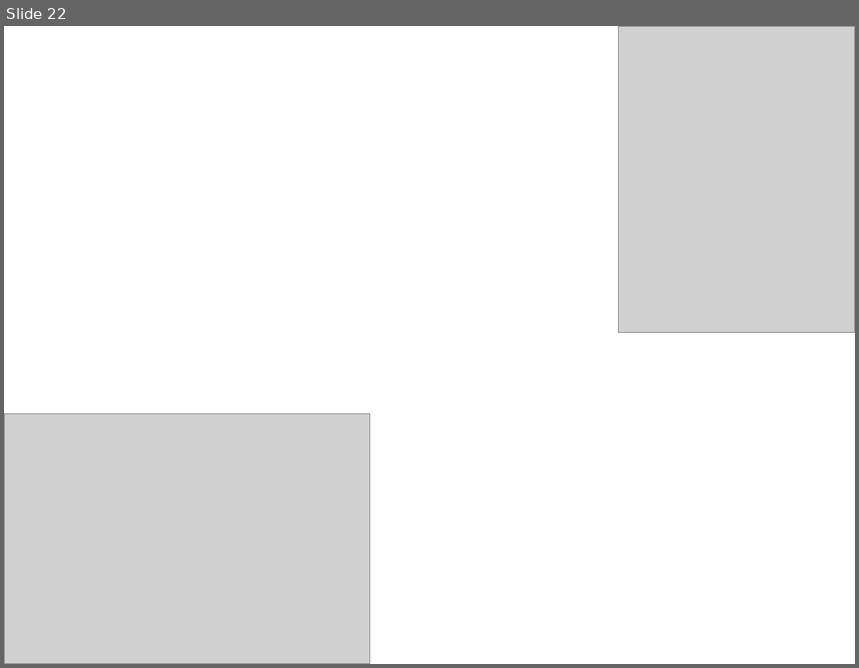
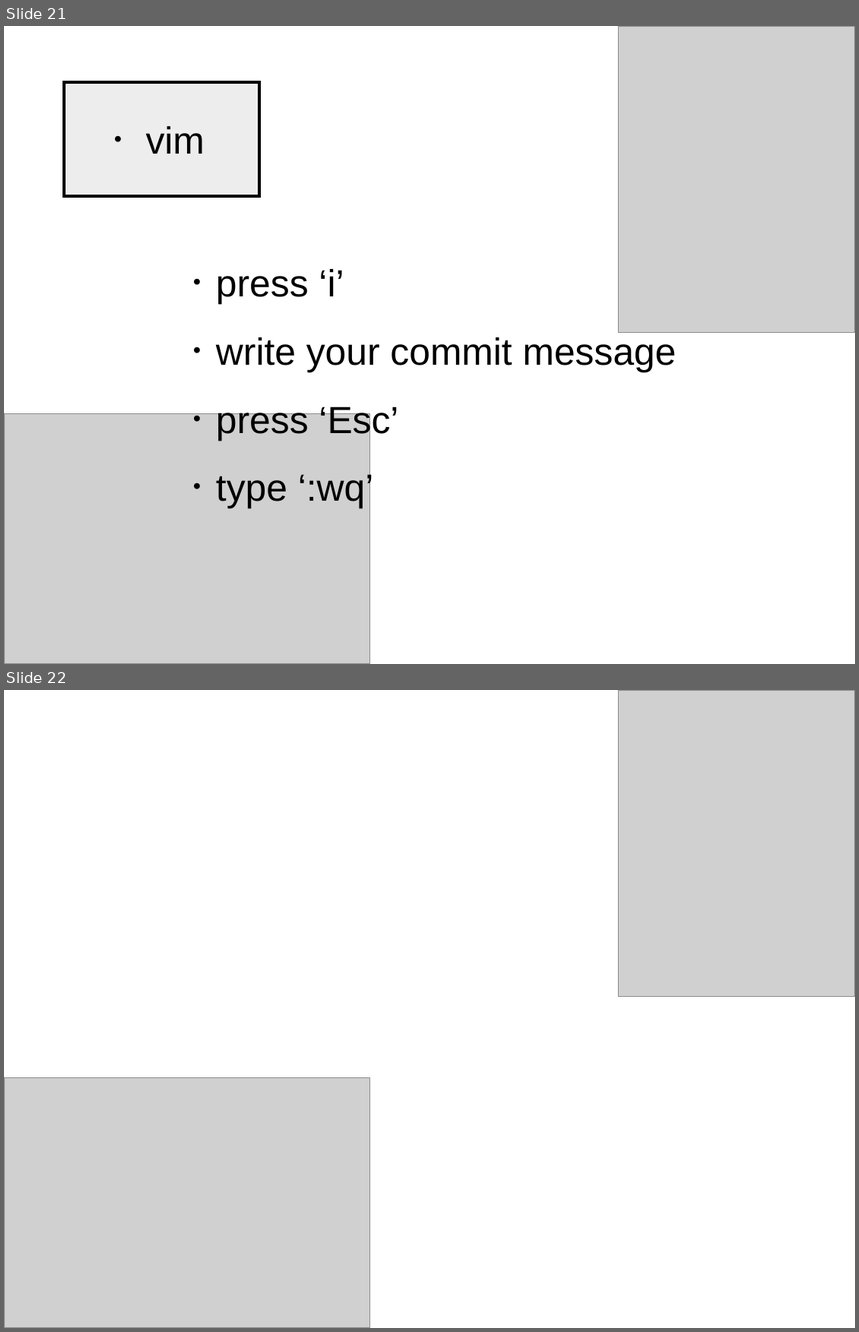
Before and after one commit to NCKU-BDA-2020/TA_Git_GitHub, a slide deck: TA_Class_III.pptx. Shown one above the other, each under a label of ours: slide 22 before the commit, slides 21 and 22 after it. The pictures are 859x668 and 859x1332 pixels, drawn with LibreOffice and Linux fonts; fonts in the diff are those of the drawing; grey boxes stand for pictures. Boxes give left, top, right and bottom in pixels: in the first picture for what was removed or moved away, otherwise in the second. Text is boxed around its words. In the diff, an @@ line names an element or a change of style, - is before the commit and + after.

```diff
--- a/TA_Class_III.pptx
+++ b/TA_Class_III.pptx
@@ slide 21 added at <box>4,26,855,664</box>, background #FFFFFF @@
@@ picture added at <box>619,26,855,332</box> @@
@@ rectangle added at <box>65,82,259,196</box>, fill #EDEDED, outline #000000 3 pt @@
@@ text added at <box>146,126,205,154</box>, 32 pt, text #000000 @@
+． vim
@@ text added at <box>178,269,677,509</box>, 32 pt, text #000000 @@
+．press ‘i’
+．write your commit message
+．press ‘Esc’
+．type ‘:wq’
@@ picture added at <box>4,414,370,664</box> @@
```
Also in this commit, not shown: 1 slide changed, 5 other slides added, 6 slides removed.
